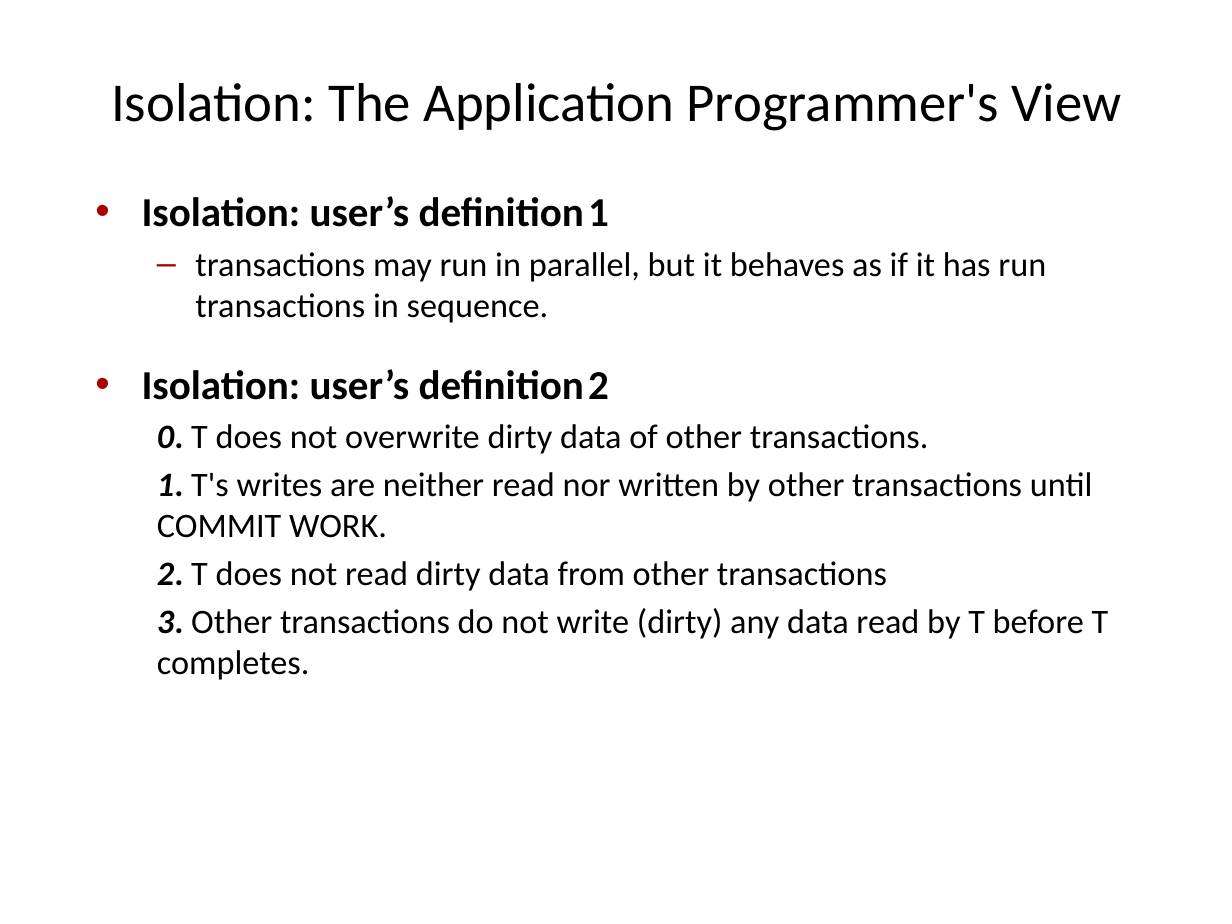
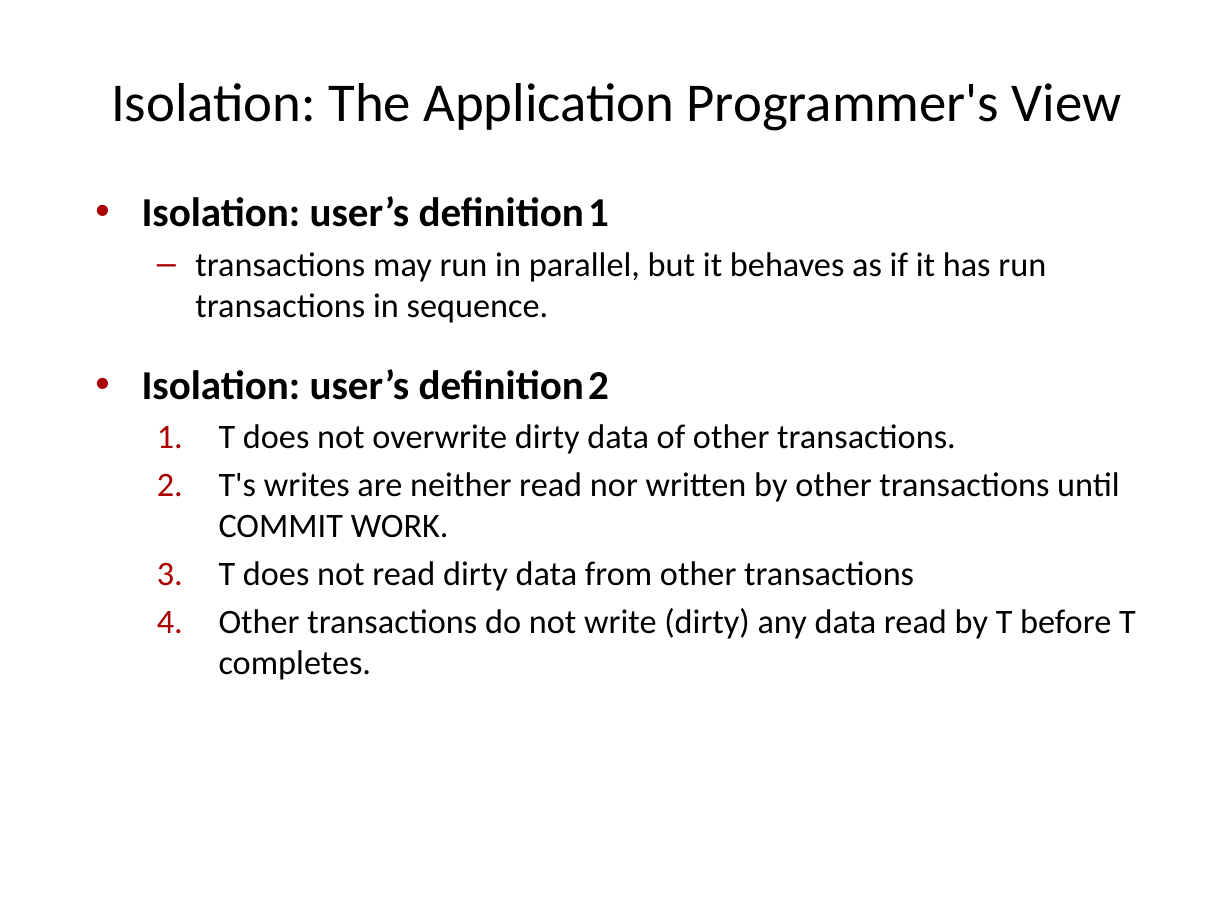
Before and after one commit to VLDB-Study/transaction-processing-study, a slide deck: slide 9 of chapter7/slides/Ch7-Isolation_concepts.pptx. Drawn at 1232x924 pixels with LibreOffice and Linux fonts; fonts in the diff are those of the drawing. Boxes give left, top, right and bottom in pixels: in the first picture for what was removed or moved away, otherwise in the second. Text is boxed around its words. In the diff, an @@ line names an element or a change of style, - is before the commit and + after.

```diff
--- a/chapter7/slides/Ch7-Isolation_concepts.pptx
+++ b/chapter7/slides/Ch7-Isolation_concepts.pptx
@@ text at (x1=219, y1=424, x2=1136, y2=680): text changed @@
-  0. T does not overwrite dirty data of other transactions.
-  1. T's writes are neither read nor written by other transactions until COMMIT WORK.
-  2. T does not read dirty data from other transactions
-  3. Other transactions do not write (dirty) any data read by T before T completes.
+  1. T does not overwrite dirty data of other transactions.
+  2. T's writes are neither read nor written by other transactions until COMMIT WORK.
+  3. T does not read dirty data from other transactions
+  4. Other transactions do not write (dirty) any data read by T before T completes.
```
Also in this commit, not shown: 6 other slides changed, 22 slides added, 4 slides removed.
